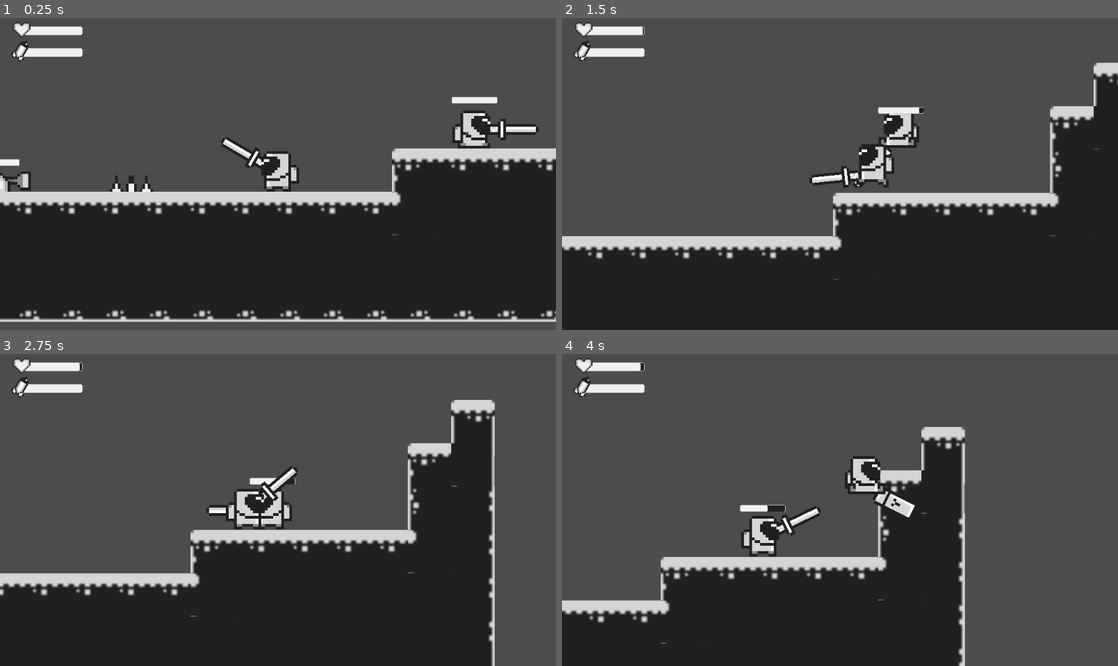
Above: before the commit, frames 1-4 (two rows, left to right).
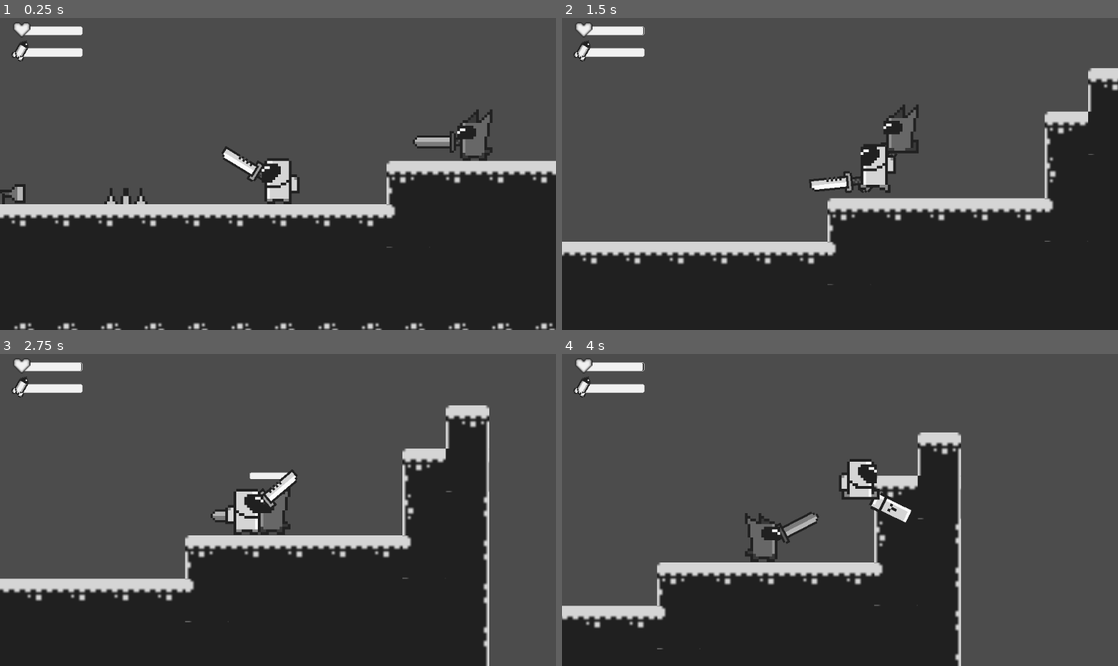
Above: after the commit, the same moments.

Repository: fahri-r/godot-secondproject
Game: Godot game, scene res://World.tscn
Two runs of this game, one before a commit and one after it. Both use one fixed random seed, a clock stepped at 60 frames per second and the inputs below.
Inputs (mouse positions are in pixels of both pictures, inside the frame that each line leads up to):
- Up to frame 1 (0.25 s): no input
- Up to frame 2 (1.5 s): move the mouse to (962, 152) at 0.52 s; hold D (move_right) from 0.53 s (still down); click (962, 152) at 0.6 s; tap W (jump) at 0.77, 1.07 s; tap 1 (sword) at 0.8, 1.35 s; move the mouse to (728, 183) at 1.27 s
- Up to frame 3 (2.75 s): tap W (jump) at 1.52, 1.55, 1.82, 2.1 s; move the mouse to (333, 432) at 2.02 s; release D (move_right) at 2.03 s; hold A (move_left) from 2.03 s (still down); click (333, 432) at 2.3 s
- Up to frame 4 (4 s): move the mouse to (812, 569) at 2.77 s; release A (move_left) at 2.78 s; hold D (move_right) from 2.78 s (still down); click (812, 569) at 2.85 s; tap W (jump) at 3.02, 3.32, 3.77, 3.8 s; tap 1 (sword) at 3.05 s; move the mouse to (1006, 553) at 3.52 s; tap 2 (gun) at 3.6 s

The runs differ from the first frame. In frame 1, 16% of the frame differs, in the area x 0-100%, y 1-100%; in frame 2, 7.7%; in frame 3, 8.0%; in frame 4, 7.5%.

Commit message:
Change Sprite and Write Some Code
-Change and Add Some Sprite
-Add blinking healthbar when enemy attacked
-Disable/Enable collision when using sword attack

Diff:
--- a/World.tscn
+++ b/World.tscn
@@ -496,10 +496,10 @@
 tile_data = PoolIntArray( -196591, 0, 3, -65538, 0, 0, -65537, 0, 2, -131056, 0, 0, -131055, 0, 131079, -3, 0, 0, -2, 0 …(1249 unchanged characters)…
 
 [node name="Enemy" parent="." instance=ExtResource( 1 )]
-position = Vector2( 206, -9 )
+position = Vector2( 208, -16 )
 
 [node name="Player" parent="." instance=ExtResource( 4 )]
-position = Vector2( 134, 7 )
+position = Vector2( 136, 0 )
 
 [node name="Tank" parent="." instance=ExtResource( 5 )]
 position = Vector2( 30, 9 )
--- a/actor/enemy/Enemy.gd
+++ b/actor/enemy/Enemy.gd
@@ -1,4 +1,6 @@
 extends Actor
+
+const HEALTHBAR_TIMER = 1.2
 
 export (int) var max_hp = 10
 var hp = max_hp
@@ -11,18 +13,18 @@
 onready var floor_detector = $Sprite/FloorDetector
 onready var sprite = $Sprite
 onready var visibility_notifier = $VisibilityNotifier2D
+onready var healthbar = $HealthBar
 
 func _ready():
 	MAXSPEED = 20
 
 
 func find_target():
-	if target:
-		target_position = (target.global_position - self.global_position).normalized()
+	target_position = (target.global_position - self.global_position).normalized()
 
-		if target.motion.y != 0:
-			yield(get_tree().create_timer(0.2), "timeout")
-			jump()
+	if target.motion.y != 0:
+		yield(get_tree().create_timer(0.2), "timeout")
+		jump()
 
 
 func get_input_vector():
@@ -91,3 +93,10 @@
 
 func _on_HitBox_hit(damage):
 	hp -= damage
+
+	if hp <= 0:
+		died()
+	else:
+		healthbar.visible = true
+		yield(get_tree().create_timer(HEALTHBAR_TIMER),"timeout")
+		healthbar.visible = false
--- a/actor/enemy/Enemy.tscn
+++ b/actor/enemy/Enemy.tscn
@@ -3,21 +3,22 @@
 [ext_resource path="res://weapon/EnemySword.tscn" type="PackedScene" id=1]
 [ext_resource path="res://actor/enemy/Enemy.gd" type="Script" id=2]
 [ext_resource path="res://actor/enemy/EnemyState.gd" type="Script" id=3]
-[ext_resource path="res://actor/player/player.png" type="Texture" id=4]
+[ext_resource path="res://actor/enemy/enemy.png" type="Texture" id=4]
 [ext_resource path="res://box/HitBox.tscn" type="PackedScene" id=5]
 [ext_resource path="res://hud/EnemyStats.tscn" type="PackedScene" id=6]
 
 [sub_resource type="CapsuleShape2D" id=1]
 radius = 5.0
-height = 4.0
+height = 8.0
 
 [sub_resource type="CircleShape2D" id=2]
 radius = 33.1361
 
 [sub_resource type="Animation" id=3]
 resource_name = "idle"
-length = 0.4
+length = 0.6
 loop = true
+step = 0.15
 tracks/0/type = "value"
 tracks/0/path = NodePath("Sprite:frame")
 tracks/0/interp = 1
@@ -25,7 +26,7 @@
 tracks/0/imported = false
 tracks/0/enabled = true
 tracks/0/keys = {
-"times": PoolRealArray( 0, 0.1, 0.2, 0.3 ),
+"times": PoolRealArray( 0, 0.15, 0.3, 0.45 ),
 "transitions": PoolRealArray( 1, 1, 1, 1 ),
 "update": 1,
 "values": [ 0, 1, 2, 3 ]
@@ -66,7 +67,7 @@
 
 [sub_resource type="CapsuleShape2D" id=6]
 radius = 5.0
-height = 4.0
+height = 8.0
 
 [node name="Enemy" type="KinematicBody2D"]
 collision_layer = 16
@@ -77,22 +78,22 @@
 script = ExtResource( 3 )
 
 [node name="Sprite" type="Sprite" parent="."]
+scale = Vector2( -1, 1 )
 texture = ExtResource( 4 )
 hframes = 9
-frame = 8
 
 [node name="FloorDetector" type="RayCast2D" parent="Sprite"]
-position = Vector2( 9, 8 )
+position = Vector2( 9, 11 )
 enabled = true
 cast_to = Vector2( 0, 16 )
 collision_mask = 8
 
+[node name="Sword" parent="." instance=ExtResource( 1 )]
+position = Vector2( -2.27374e-13, 4 )
+
 [node name="CollisionShape2D" type="CollisionShape2D" parent="."]
 position = Vector2( 0, 2 )
 shape = SubResource( 1 )
-
-[node name="Sword" parent="." instance=ExtResource( 1 )]
-position = Vector2( 0, 2 )
 
 [node name="PlayerDetector" type="Area2D" parent="."]
 collision_layer = 0
@@ -107,6 +108,7 @@
 anims/run = SubResource( 5 )
 
 [node name="HitBox" parent="." instance=ExtResource( 5 )]
+visible = false
 collision_mask = 6
 
 [node name="CollisionShape2D" parent="HitBox" index="0"]
@@ -114,10 +116,13 @@
 shape = SubResource( 6 )
 
 [node name="HealthBar" parent="." instance=ExtResource( 6 )]
+visible = false
+margin_top = -12.0
+margin_bottom = 4.0
 
 [node name="VisibilityNotifier2D" type="VisibilityNotifier2D" parent="."]
 position = Vector2( -0.5, 1.5 )
-scale = Vector2( 0.65, 0.75 )
+scale = Vector2( 0.65, 0.95 )
 [connection signal="body_entered" from="PlayerDetector" to="." method="_on_PlayerDetector_body_entered"]
 [connection signal="body_exited" from="PlayerDetector" to="." method="_on_PlayerDetector_body_exited"]
 [connection signal="hit" from="HitBox" to="." method="_on_HitBox_hit"]
--- a/actor/enemy/EnemyState.gd
+++ b/actor/enemy/EnemyState.gd
@@ -12,14 +12,14 @@
 
 func _state_logic(delta):
 	input_vector = parent.get_input_vector()
-	parent.find_target()
 	parent.apply_gravity(delta)
 	parent.apply_movement()
 	parent.set_horizontal_motion(input_vector, delta)
 	parent.set_friction(input_vector)
 	parent.update_snap()
-	parent.update_facing()
-	parent.died()
+	if parent.target:
+		parent.find_target()
+		parent.update_facing()
 
 func _get_transition(delta):
 	match state:
--- a/actor/player/Player.gd
+++ b/actor/player/Player.gd
@@ -90,7 +90,7 @@
 func weapon_attack():
 	if Input.is_action_just_pressed("attack"):
 		if sprite.has_node("Sword"):
-			sprite.get_node("Sword")._init_tween()
+			sprite.get_node("Sword").weapon_attack()
 
 		elif sprite.has_node("Gun"):
 			if fire_timer.is_stopped():
--- a/actor/player/Player.tscn
+++ b/actor/player/Player.tscn
@@ -8,7 +8,7 @@
 
 [sub_resource type="CapsuleShape2D" id=1]
 radius = 5.0
-height = 4.0
+height = 6.0
 
 [sub_resource type="Animation" id=2]
 resource_name = "idle"
@@ -89,7 +89,7 @@
 
 [sub_resource type="CapsuleShape2D" id=6]
 radius = 5.0
-height = 4.0
+height = 6.0
 
 [node name="Player" type="KinematicBody2D"]
 collision_mask = 2147483724
@@ -99,18 +99,18 @@
 script = ExtResource( 4 )
 
 [node name="WeaponPosition" type="Position2D" parent="."]
-position = Vector2( 0, 2 )
+position = Vector2( 0, 4 )
 
 [node name="Sprite" type="Sprite" parent="."]
 texture = ExtResource( 1 )
 hframes = 9
-frame = 8
+frame = 3
 
 [node name="Sword" parent="Sprite" instance=ExtResource( 3 )]
-position = Vector2( 0, 2 )
+position = Vector2( 0, 4 )
 
 [node name="CollisionShape2D" type="CollisionShape2D" parent="."]
-position = Vector2( 0, 2 )
+position = Vector2( 0, 3 )
 shape = SubResource( 1 )
 
 [node name="Camera2D" type="Camera2D" parent="."]
@@ -134,7 +134,7 @@
 collision_mask = 100
 
 [node name="CollisionShape2D" parent="HitBox" index="0"]
-position = Vector2( 0, 2 )
+position = Vector2( 0, 3 )
 shape = SubResource( 6 )
 [connection signal="hit" from="HitBox" to="." method="_on_HitBox_hit"]
 
--- a/actor/tank/Tank.gd
+++ b/actor/tank/Tank.gd
@@ -1,6 +1,7 @@
 extends Node2D
 
 const MISSILE = preload("res://weapon/Bullet/TankMissile.tscn")
+const HEALTHBAR_TIMER = 1.2
 
 export (int) var max_hp = 10
 var hp = max_hp
@@ -11,6 +12,7 @@
 onready var gun = $Gun
 onready var muzzle = $Gun/Position2D
 onready var fire_timer = $FireTimer
+onready var healthbar = $HealthBar
 
 func _process(_delta):
 	if target:
@@ -34,6 +36,9 @@
 		missile.rotation = missile.velocity.angle()
 		fire_timer.start()
 
+func died():
+	queue_free()
+
 
 func _on_TargetDetector_body_entered(body):
 	target = body
@@ -45,3 +50,10 @@
 
 func _on_HitBox_hit(damage):
 	hp -= damage
+
+	if hp <= 0:
+		died()
+	else:
+		healthbar.visible = true
+		yield(get_tree().create_timer(HEALTHBAR_TIMER),"timeout")
+		healthbar.visible = false
--- a/actor/tank/Tank.tscn
+++ b/actor/tank/Tank.tscn
@@ -51,8 +51,9 @@
 shape = SubResource( 2 )
 
 [node name="HealthBar" parent="." instance=ExtResource( 5 )]
-margin_top = -5.0
-margin_bottom = 11.0
+visible = false
+margin_top = -6.0
+margin_bottom = 10.0
 [connection signal="body_entered" from="TargetDetector" to="." method="_on_TargetDetector_body_entered"]
 [connection signal="body_exited" from="TargetDetector" to="." method="_on_TargetDetector_body_exited"]
 [connection signal="hit" from="HitBox" to="." method="_on_HitBox_hit"]
--- a/weapon/EnemySword.gd
+++ b/weapon/EnemySword.gd
@@ -2,15 +2,31 @@
 
 onready var timer = $Timer
 onready var animation_player = $AnimationPlayer
+onready var sword_collision = $Sprite/DamageBox/CollisionShape2D
 
 func _ready():
 	set_process(false)
 
 
 func _process(_delta):
+	check_weapon_attack()
+	weapon_rotation()
+	weapon_attack()
+
+
+func weapon_rotation():
 	var parent = get_parent()
 	rotation = parent.target_position.angle()
 
+
+func weapon_attack():
 	if timer.is_stopped():
 		animation_player.play("attack")
 		timer.start()
+
+
+func check_weapon_attack():
+	if animation_player.is_playing():
+		sword_collision.disabled = false
+	else:
+		sword_collision.disabled = true
--- a/weapon/EnemySword.tscn
+++ b/weapon/EnemySword.tscn
@@ -1,12 +1,12 @@
 [gd_scene load_steps=7 format=2]
 
 [ext_resource path="res://weapon/EnemySword.gd" type="Script" id=1]
-[ext_resource path="res://weapon/sword.png" type="Texture" id=2]
+[ext_resource path="res://weapon/enemy_sword.png" type="Texture" id=2]
 [ext_resource path="res://weapon/Weapon.tscn" type="PackedScene" id=3]
 [ext_resource path="res://box/DamageBox.tscn" type="PackedScene" id=4]
 
 [sub_resource type="RectangleShape2D" id=1]
-extents = Vector2( 2, 6 )
+extents = Vector2( 3, 8 )
 
 [sub_resource type="Animation" id=2]
 length = 0.2
@@ -24,20 +24,23 @@
 }
 
 [node name="Weapon" instance=ExtResource( 3 )]
+rotation = 3.14159
+scale = Vector2( 0.8, 0.8 )
 script = ExtResource( 1 )
 
 [node name="Sprite" parent="." index="0"]
 rotation = 1.5708
 texture = ExtResource( 2 )
 centered = false
-offset = Vector2( -4, -24 )
+offset = Vector2( -5, -28 )
 
 [node name="DamageBox" parent="Sprite" index="0" instance=ExtResource( 4 )]
 collision_layer = 32
 
 [node name="CollisionShape2D" parent="Sprite/DamageBox" index="0"]
-position = Vector2( 0, -17 )
+position = Vector2( -6.51479e-05, -18 )
 shape = SubResource( 1 )
+disabled = true
 
 [node name="AnimationPlayer" type="AnimationPlayer" parent="." index="1"]
 anims/attack = SubResource( 2 )
--- a/weapon/PlayerSword.gd
+++ b/weapon/PlayerSword.gd
@@ -6,6 +6,7 @@
 export var speed = 3.0
 
 onready var sword = $Sprite
+onready var sword_collision = $Sprite/DamageBox/CollisionShape2D
 onready var tween = $Tween
 onready var detector = $RayCast2D
 
@@ -19,6 +20,20 @@
 
 
 func _physics_process(_delta):
+	set_weapon_range()
+	check_weapon_attack()
+
+
+func weapon_attack():
+	var duration = move_to.length() / float(speed * 192)
+	move_to.x = cast_to.y
+	if move_to.x >= 5:
+		tween.interpolate_property(self, "follow", move_to, Vector2.ZERO, duration, Tween.TRANS_LINEAR, Tween.EASE_IN_OUT, IDLE_DURATION)
+		tween.interpolate_property(self, "follow", Vector2.ZERO, move_to, duration, Tween.TRANS_LINEAR, Tween.EASE_IN_OUT, duration * IDLE_DURATION * 2)
+		tween.start()
+
+
+func set_weapon_range():
 	if detector.is_colliding():
 		cast_to.y -= 1
 	elif !detector.is_colliding() and cast_to < max_cast_to:
@@ -27,10 +42,8 @@
 	sword.position = sword.position.linear_interpolate(follow, 0.75)
 
 
-func _init_tween():
-	var duration = move_to.length() / float(speed * 192)
-	move_to.x = cast_to.y
-	if move_to.x >= 5:
-		tween.interpolate_property(self, "follow", move_to, Vector2.ZERO, duration, Tween.TRANS_LINEAR, Tween.EASE_IN_OUT, IDLE_DURATION)
-		tween.interpolate_property(self, "follow", Vector2.ZERO, move_to, duration, Tween.TRANS_LINEAR, Tween.EASE_IN_OUT, duration * IDLE_DURATION * 2)
-		tween.start()
+func check_weapon_attack():
+	if tween.is_active():
+		sword_collision.disabled = false
+	else:
+		sword_collision.disabled = true
--- a/weapon/PlayerSword.tscn
+++ b/weapon/PlayerSword.tscn
@@ -2,30 +2,34 @@
 
 [ext_resource path="res://weapon/Weapon.tscn" type="PackedScene" id=1]
 [ext_resource path="res://weapon/PlayerSword.gd" type="Script" id=2]
-[ext_resource path="res://weapon/sword.png" type="Texture" id=3]
+[ext_resource path="res://weapon/player_sword.png" type="Texture" id=3]
 [ext_resource path="res://box/DamageBox.tscn" type="PackedScene" id=4]
 
+
 [sub_resource type="RectangleShape2D" id=1]
-extents = Vector2( 2, 6 )
+extents = Vector2( 2.99998, 8 )
 
 [node name="Sword" instance=ExtResource( 1 )]
+scale = Vector2( 0.8, 0.8 )
 script = ExtResource( 2 )
 
 [node name="Sprite" parent="." index="0"]
 rotation = 1.5708
 texture = ExtResource( 3 )
 centered = false
-offset = Vector2( -4, -24 )
+offset = Vector2( -5, -30 )
 
 [node name="DamageBox" parent="Sprite" index="0" instance=ExtResource( 4 )]
+position = Vector2( 1.99996, -12 )
 collision_layer = 2
 
 [node name="CollisionShape2D" parent="Sprite/DamageBox" index="0"]
-position = Vector2( 0, -17 )
+position = Vector2( -2.00003, -7.99999 )
 shape = SubResource( 1 )
+disabled = true
 
 [node name="RayCast2D" type="RayCast2D" parent="." index="1"]
-position = Vector2( 23, 0 )
+position = Vector2( 28, 0 )
 rotation = -1.5708
 enabled = true
 cast_to = Vector2( 0, 21 )
Binary file added: actor/enemy/enemy.png
Not shown, changed: actor/enemy/enemy.png.import
Binary file changed: actor/player/player.png
Binary file changed: actor/spike/spike.png
Binary file changed: actor/tank/tank-gun.png
Binary file changed: actor/tank/tank.png
Binary file changed: weapon/Bullet/tank_missile.png
Binary file added: weapon/enemy_sword.png
Not shown, added: weapon/enemy_sword.png.import
Binary file added: weapon/player_sword.png
Not shown, added: weapon/player_sword.png.import
Binary file removed: weapon/sword.png
